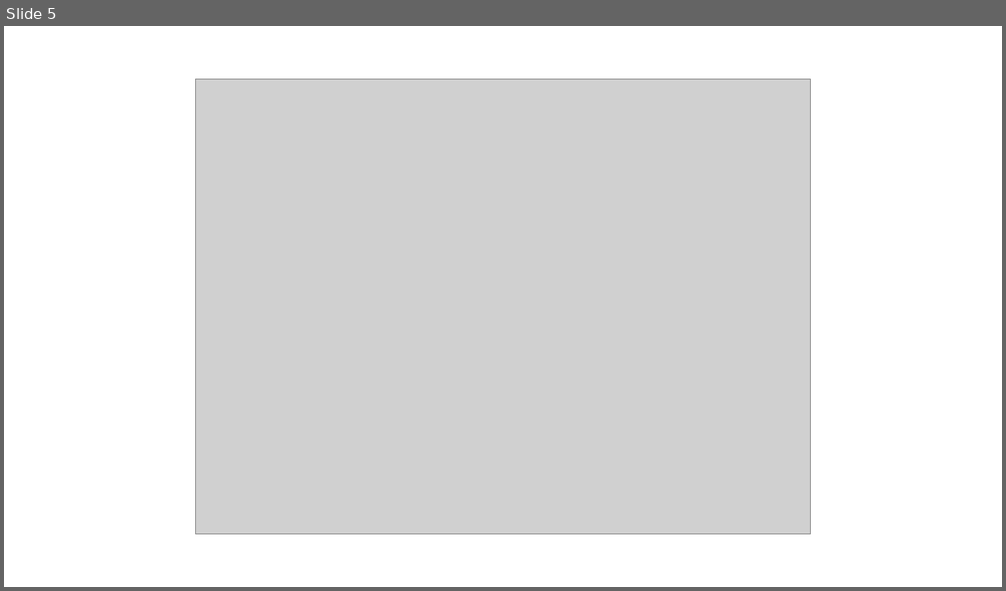
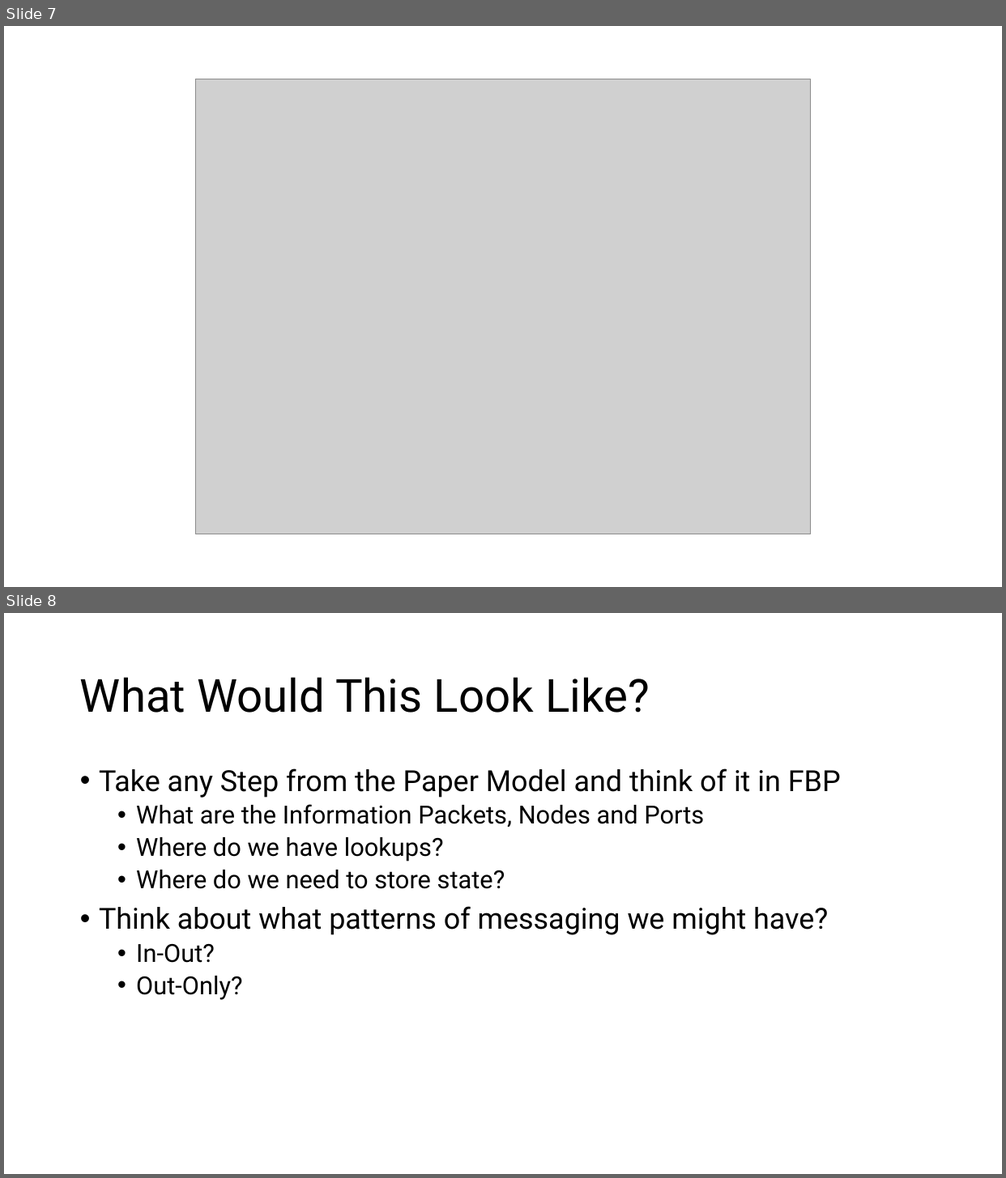
Before and after one commit to iancooper/practical-messaging, a slide deck: exercises/Paper Flow.pptx. Shown one above the other, each under a label of ours: slide 5 before the commit, slides 7 and 8 after it. The pictures are 1006x591 and 1006x1178 pixels, drawn with LibreOffice and Linux fonts; fonts in the diff are those of the drawing; grey boxes stand for pictures. Boxes give left, top, right and bottom in pixels: in the first picture for what was removed or moved away, otherwise in the second. Text is boxed around its words. In the diff, an @@ line names an element or a change of style, - is before the commit and + after.

```diff
--- a/exercises/Paper Flow.pptx
+++ b/exercises/Paper Flow.pptx
@@ slide 8 added at [4, 613, 1002, 1174], background #FFFFFF @@
@@ title added at [80, 677, 650, 713], 44 pt, text #000000 @@
+What Would This Look Like?
@@ text added at [99, 769, 841, 1000], 24 pt, text #000000 @@
+• Take any Step from the Paper Model and think of it in FBP
+  • What are the Information Packets, Nodes and Ports
+  • Where do we have lookups?
+  • Where do we need to store state?
+• Think about what patterns of messaging we might have?
+  • In-Out?
+  • Out-Only?
@@ what was slide 5 is now slide 7 @@
```
Also in this commit, not shown: 2 other slides added, 7 other files.
